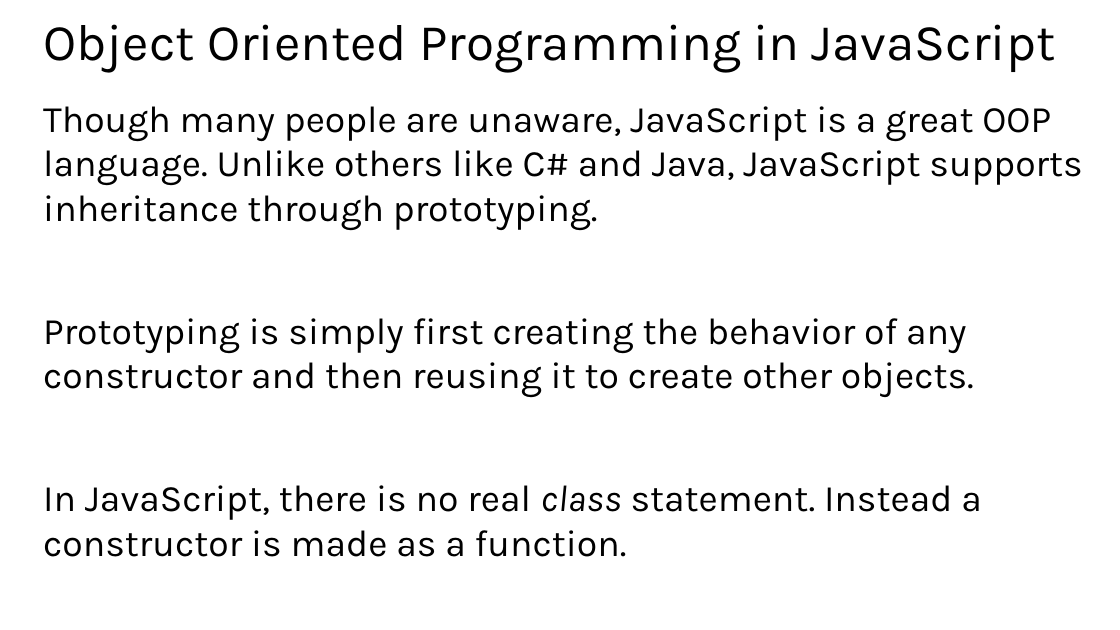
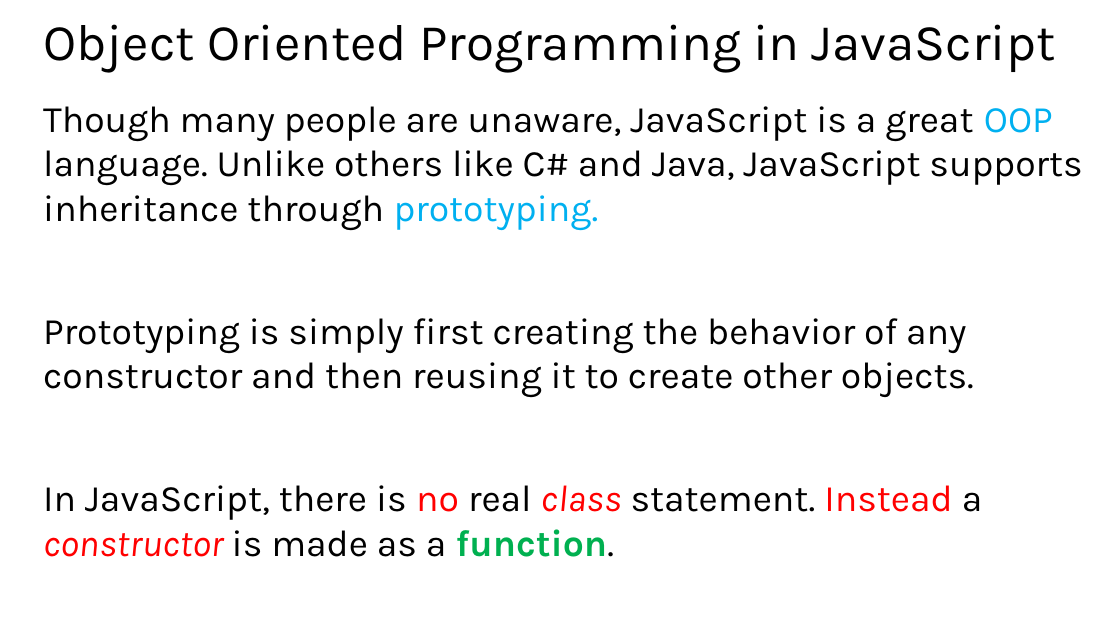
Before and after one commit to xgqfrms/MVA, a slide deck: slide 5 of 01面向有经验开发人员的 JavaScript 课程/MVA resource/02.pptx. Drawn at 1120x630 pixels with LibreOffice and Linux fonts; fonts in the diff are those of the drawing. Boxes give left, top, right and bottom in pixels: in the first picture for what was removed or moved away, otherwise in the second. Text is boxed around its words. In the diff, an @@ line names an element or a change of style, - is before the commit and + after.

```diff
--- a/01面向有经验开发人员的 JavaScript 课程/MVA resource/02.pptx
+++ b/01面向有经验开发人员的 JavaScript 课程/MVA resource/02.pptx
@@ text at (x1=43, y1=106, x2=1082, y2=557): text colour #000000 to #00B0F0 in "OOP prototyping."; text colour #000000 to #FF0000 in "no class Instead constructor"; text colour #000000 to #00B050, bold on in "function."; italic on in "constructor" @@
```
Also in this commit, not shown: 10 other slides changed, 4 other files.
